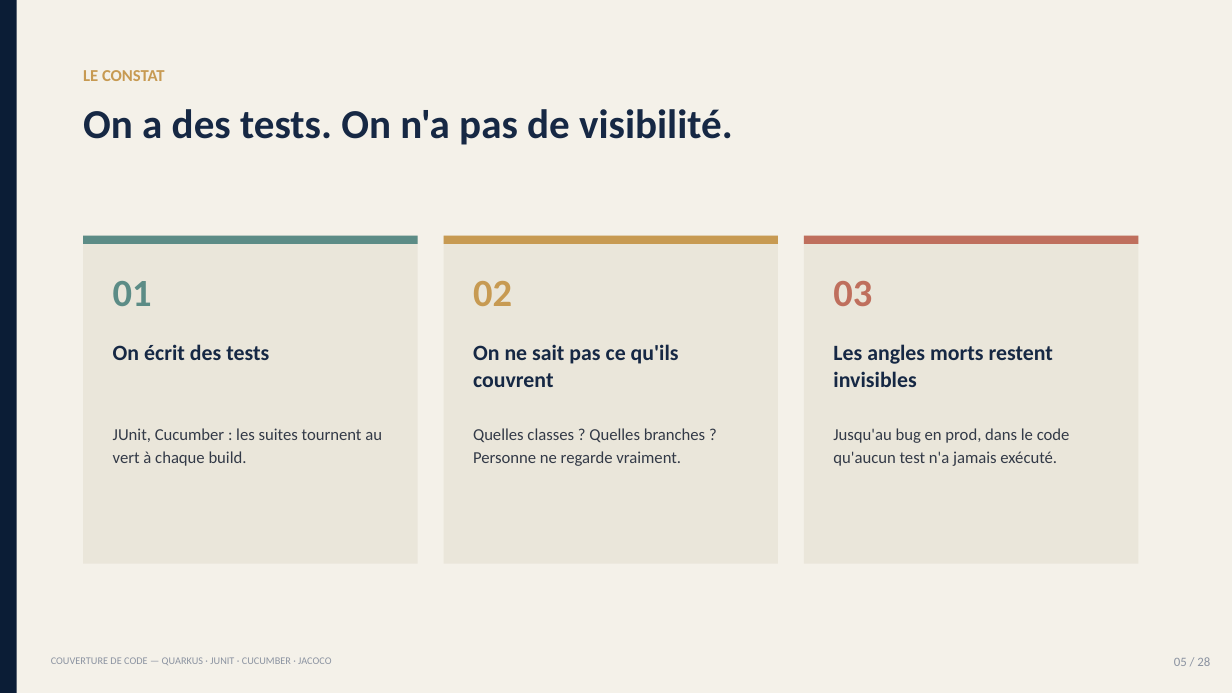
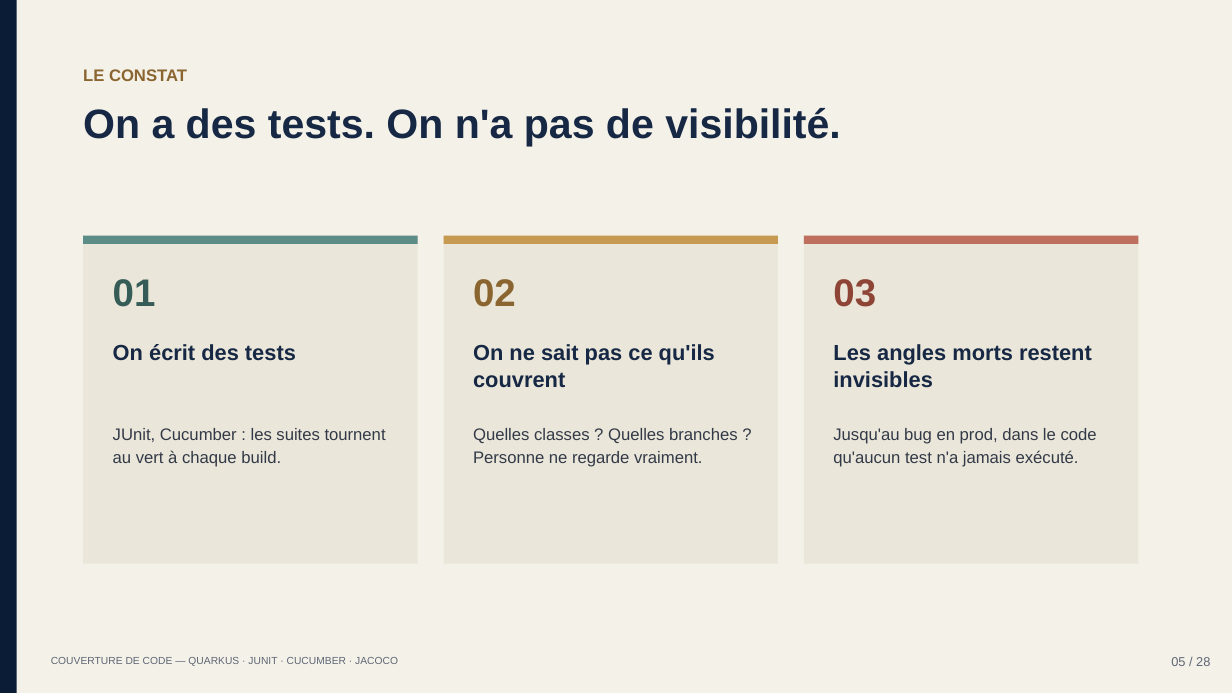
Before and after one commit to sidevconcept/couverture-junit-cucumber-jacoco, a slide deck: slide 5 of presentation/couverture-code-conference.pptx. Drawn at 1232x693 pixels with LibreOffice and Linux fonts; fonts in the diff are those of the drawing. Boxes give left, top, right and bottom in pixels: in the first picture for what was removed or moved away, otherwise in the second. Text is boxed around its words. In the diff, an @@ line names an element or a change of style, - is before the commit and + after.

```diff
--- a/presentation/couverture-code-conference.pptx
+++ b/presentation/couverture-code-conference.pptx
@@ text "LE CONSTAT" at (x1=83, y1=69, x2=187, y2=81): font Calibri to Arial, text colour #C79A52 to #8A6530 @@
@@ text "01" at (x1=113, y1=279, x2=156, y2=307): font Calibri to Arial, text colour #5C8C86 to #355C57 @@
@@ text "02" at (x1=473, y1=279, x2=516, y2=307): font Calibri to Arial, text colour #C79A52 to #8A6530 @@
@@ text "03" at (x1=833, y1=279, x2=876, y2=307): font Calibri to Arial, text colour #BF6F5D to #8F4536 @@
@@ font Calibri to Arial in 7 elements at (x1=83, y1=108, x2=840, y2=146), (x1=113, y1=344, x2=296, y2=361), (x1=113, y1=428, x2=386, y2=467), (x1=473, y1=344, x2=715, y2=388), (x1=473, y1=428, x2=737, y2=467), (x1=833, y1=344, x2=1092, y2=388), (x1=833, y1=428, x2=1097, y2=467) @@
@@ text "COUVERTURE DE CODE — QUARKUS ..." at (x1=51, y1=657, x2=398, y2=666): font Calibri to Arial, text colour #8B93A1 to #5E6674 @@
@@ text "05 / 28" at (x1=1171, y1=657, x2=1210, y2=666): font Calibri to Arial, text colour #8B93A1 to #5E6674 @@
```
Also in this commit, not shown: 27 other slides changed, 4 other files.
